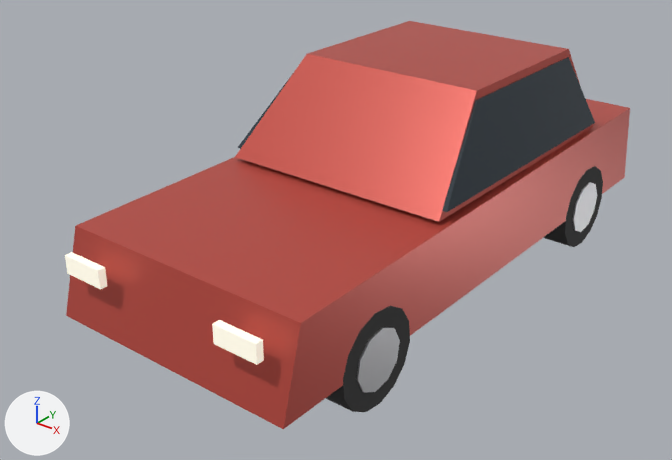
The glTF model public/maps/assets/models/car-red.glb, before and after one commit.
Rendered twice from a 50 mm lens placed at (3.44, -4.88, 3.26), pointed at (-0.18, -0.35, 0.45). Every picture has the same lights, and +X, +Y and +Z are marked at lower left. The picture after the commit comes second. Where no turn or scale is listed for an object, it has been applied to the vertices. Vertices at exactly the same position are counted once.

Script lines for the objects in view, before the commit:
```python
me_car_red = bpy.data.meshes.new('car-red')
me_car_red.from_pydata(...)  # 16 vertices, 24 faces; spans x -0.42..0.42, y -1.0..1.0, z -0.29..0.29
me_car_red.materials.append(mat_paint_0_55_0_08_0_06)  # red #c45045
me_car_red_glass = bpy.data.meshes.new('car-red-glass')
me_car_red_glass.from_pydata(...)  # 8 vertices, 12 faces; spans x -0.85..0.85, y -1.01..1.01, z -0.26..0.26
me_car_red_glass.materials.append(mat_window_glass)  # greyish blue #4b555d
me_car_red_lights = bpy.data.meshes.new('car-red-lights')
me_car_red_lights.from_pydata(...)  # 16 vertices, 24 faces; spans x -0.75..0.75, y -0.02..0.02, z -0.06..0.06
me_car_red_lights.materials.append(mat_headlight)  # pale yellow #fff9e7, glowing grey #aaa699
me_car_red_rims = bpy.data.meshes.new('car-red-rims')
me_car_red_rims.from_pydata(...)  # 80 vertices, 112 faces; spans x -0.89..0.89, y -1.52..1.52, z -0.2..0.2
me_car_red_rims.materials.append(mat_rim)  # light grey #bcbcbf
me_car_red_tyres = bpy.data.meshes.new('car-red-tyres')
me_car_red_tyres.from_pydata(...)  # 112 vertices, 208 faces; spans x -0.88..0.88, y -1.64..1.64, z -0.32..0.32
me_car_red_tyres.materials.append(mat_tyre)  # dark grey #383838
ob_car_red = bpy.data.objects.new('car-red', me_car_red)
ob_car_red.location = (0.0, 0.0, 0.93)
ob_car_red.scale = (2.1, 2.1, 2.1)
ob_car_red_glass = bpy.data.objects.new('car-red-glass', me_car_red_glass)
ob_car_red_glass.location = (0.0, 0.41, 1.23)
ob_car_red_lights = bpy.data.objects.new('car-red-lights', me_car_red_lights)
ob_car_red_lights.location = (0.0, -2.11, 0.73)
ob_car_red_rims = bpy.data.objects.new('car-red-rims', me_car_red_rims)
ob_car_red_rims.location = (0.0, 0.025, 0.32)
ob_car_red_tyres = bpy.data.objects.new('car-red-tyres', me_car_red_tyres)
ob_car_red_tyres.location = (0.0, 0.025, 0.32)
```
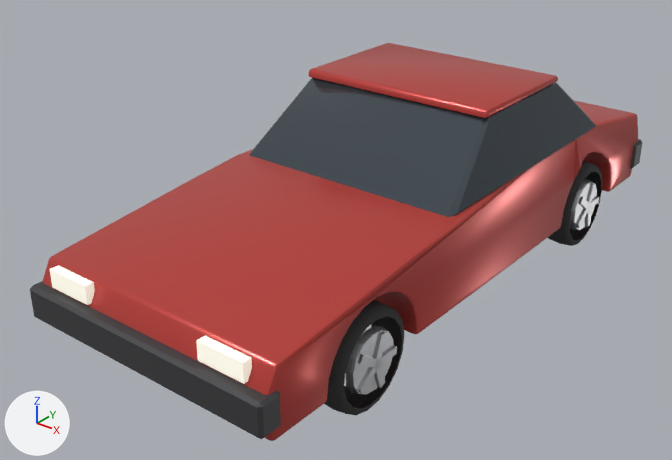
The change, as a list of edits to the scene's bpy script:
```text
Change me_car_red:
    used by ob_car_red; location = (0.0, 0.0, 0.93); scale = (2.1, 2.1, 2.1)
    remove me_car_red.from_pydata(...)  # 16 vertices, 24 faces; spans x -0.42..0.42, y -1.0..1.0, z -0.29..0.29
    remove me_car_red.materials.append(mat_paint_0_55_0_08_0_06)  # red #c45045
    add me_car_red.from_pydata(...)  # 1112 vertices, 1900 faces; spans x -0.4..0.4, y -1.0..1.0, z -0.31..0.31
    me_car_red part 1: a new loose piece, a box spanning x -0.33..-0.191, y -0.974..-0.948, z -0.037..0.015, in mat_headlight (white #fffaed, glowing grey #aaa699)
    me_car_red part 2: a new loose piece, a box spanning x 0.191..0.33, y -0.974..-0.948, z -0.037..0.015, in mat_headlight (white #fffaed, glowing grey #aaa699)
    me_car_red part 3: a new loose piece, a box spanning x 0.376..0.398, y -0.587..-0.508, z -0.174..-0.152, in mat_rim (light grey #c4c5c8)
    me_car_red part 4: a new loose piece, a box spanning x 0.376..0.398, y 0.587..0.666, z -0.174..-0.152, in mat_rim (light grey #c4c5c8)
    me_car_red part 5: the loose piece of 8 vertices spanning x -0.42..0.42, y -1.0..1.0, z -0.29..0.0 is rebuilt with 320 vertices and now spans x -0.39..0.39, y -0.98..0.98, z -0.18..0.1, in mat_paint_0_55_0_06_0_05 (red #c4453f)
    me_car_red part 6: the loose piece of 8 vertices spanning x -0.4..0.4, y -0.31..0.69, z 0.0..0.29 is rebuilt with 24 vertices and now spans x -0.37..0.37, y -0.23..0.66, z 0.08..0.29, in mat_car_glass (greyish blue #505961)
    me_car_red part 7: 380 vertices added at x -0.4..0.4, y 0.0..1.0, z -0.31..0.31
    me_car_red part 8: 324 vertices added at x -0.4..0.4, y -1.0..-0.44, z -0.31..-0.02
    other edits to the shape of me_car_red do not show in these pictures
    add me_car_red.materials.append(mat_paint_0_55_0_06_0_05)  # red #c4453f
    add me_car_red.materials.append(mat_car_glass)  # greyish blue #505961
    add me_car_red.materials.append(mat_headlight)  # white #fffaed, glowing grey #aaa699
    add me_car_red.materials.append(mat_taillight)  # red #cb3f38, glowing red #862118
    add me_car_red.materials.append(mat_car_trim)  # dark grey #454548
    add me_car_red.materials.append(mat_tyre)  # dark grey #353535
    add me_car_red.materials.append(mat_rim)  # light grey #c4c5c8
Change ob_car_red:
    ob_car_red.location: (0.0, 0.0, 0.93) -> (0.0, 0.0, 0.706)
    ob_car_red.scale: (2.1, 2.1, 2.1) -> (2.3, 2.3, 2.3)
Remove ob_car_red_glass:
    ob_car_red_glass = bpy.data.objects.new('car-red-glass', me_car_red_glass)
Remove ob_car_red_tyres:
    ob_car_red_tyres = bpy.data.objects.new('car-red-tyres', me_car_red_tyres)
Remove ob_car_red_rims:
    ob_car_red_rims = bpy.data.objects.new('car-red-rims', me_car_red_rims)
Remove ob_car_red_lights:
    ob_car_red_lights = bpy.data.objects.new('car-red-lights', me_car_red_lights)
```

Boxes [x1, y1, x2, y2] around the edits, measured in the pictures (672 x 460 px):
'car-red', reshaped, moved, rescaled (9% wider): before [66, 21, 630, 429]; after [30, 43, 643, 441]
'car-red-glass', deleted: before [238, 57, 595, 212]
'car-red-tyres', deleted: before [326, 166, 603, 412]
'car-red-rims', deleted (mostly hidden): before [356, 182, 597, 393]
'car-red-lights', deleted: before [65, 252, 264, 365]
part 1 of me_car_red, added: after [50, 265, 95, 305]
part 2 of me_car_red, added: after [196, 336, 252, 384]
part 3 of me_car_red, added: after [378, 345, 397, 367]
part 4 of me_car_red, added: after [590, 196, 599, 209]
part 5 of me_car_red, rebuilt: before [66, 99, 630, 429]; after [43, 100, 638, 441]
part 6 of me_car_red, rebuilt: before [235, 21, 593, 222]; after [250, 78, 596, 217]
part 7 of me_car_red, added: after [308, 43, 643, 246]
part 8 of me_car_red, added: after [30, 281, 404, 439]
